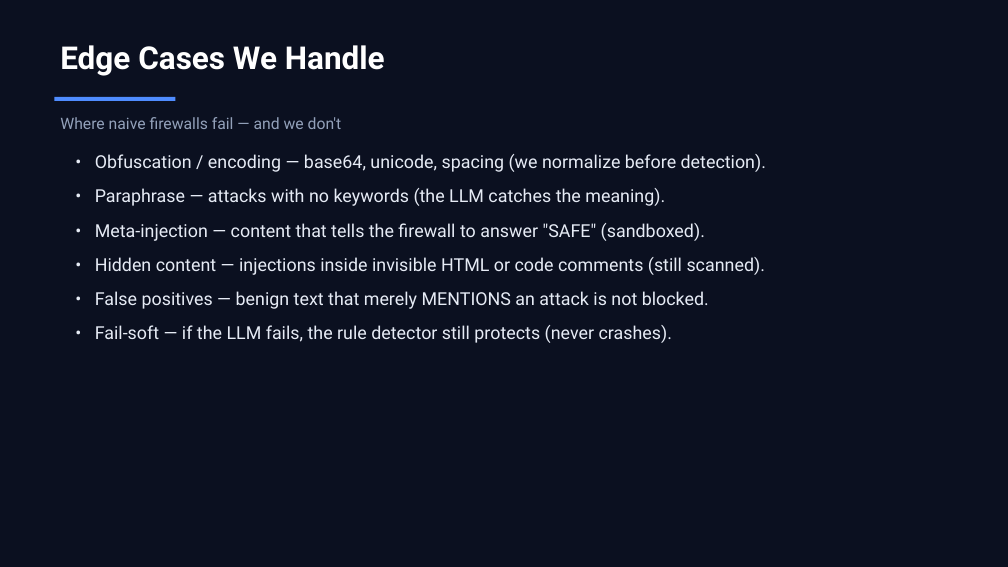
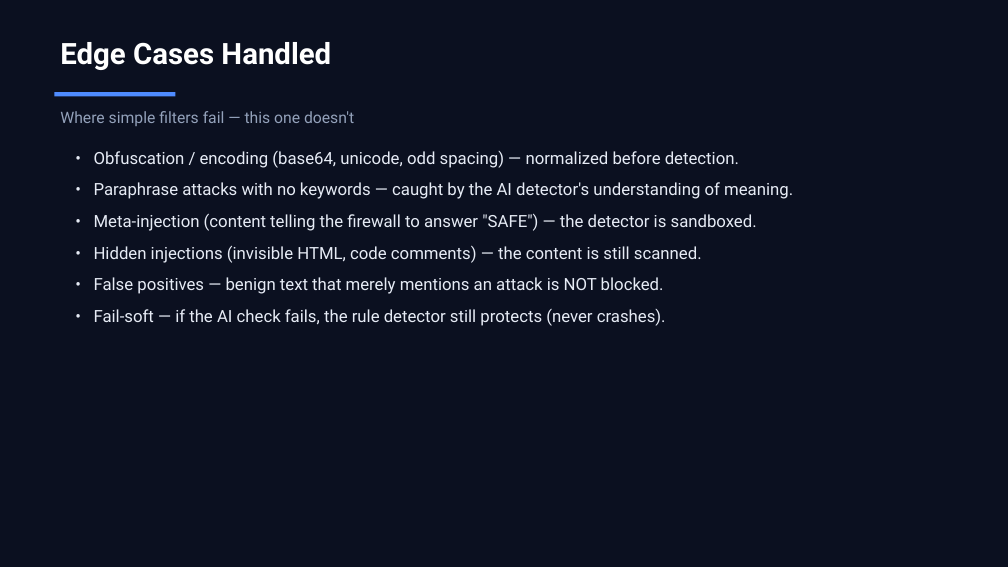
Before and after one commit to Bhavin0206/prompt-injection-firewall, a slide deck: slide 10 of docs/pitch_deck.pptx (slide 7 before the commit). Drawn at 1008x567 pixels with LibreOffice and Linux fonts; fonts in the diff are those of the drawing. Boxes give left, top, right and bottom in pixels: in the first picture for what was removed or moved away, otherwise in the second. Text is boxed around its words. In the diff, an @@ line names an element or a change of style, - is before the commit and + after.

```diff
--- a/docs/pitch_deck.pptx
+++ b/docs/pitch_deck.pptx
@@ text at <box>60,42,331,70</box>: text changed; size 30 to 28 pt @@
-Edge Cases We Handle
+Edge Cases Handled
@@ rectangle: place and size @@
-rectangle at <box>54,97,175,101</box>
+rectangle at <box>54,92,175,97</box>
@@ text at <box>60,111,354,126</box>: text changed @@
-Where naive firewalls fail — and we don't
+Where simple filters fail — this one doesn't
@@ text at <box>94,151,793,326</box>: text changed; size 17 to 16 pt @@
-• Obfuscation / encoding — base64, unicode, spacing (we normalize before detection).
-• Paraphrase — attacks with no keywords (the LLM catches the meaning).
-• Meta-injection — content that tells the firewall to answer "SAFE" (sandboxed).
-• Hidden content — injections inside invisible HTML or code comments (still scanned).
-• False positives — benign text that merely MENTIONS an attack is not blocked.
-• Fail-soft — if the LLM fails, the rule detector still protects (never crashes).
+• Obfuscation / encoding (base64, unicode, odd spacing) — normalized before detection.
+• Paraphrase attacks with no keywords — caught by the AI detector's understanding of meaning.
+• Meta-injection (content telling the firewall to answer "SAFE") — the detector is sandboxed.
+• Hidden injections (invisible HTML, code comments) — the content is still scanned.
+• False positives — benign text that merely mentions an attack is NOT blocked.
+• Fail-soft — if the AI check fails, the rule detector still protects (never crashes).
```
Also in this commit, not shown: 10 other slides changed, 3 slides added, 5 other files.
